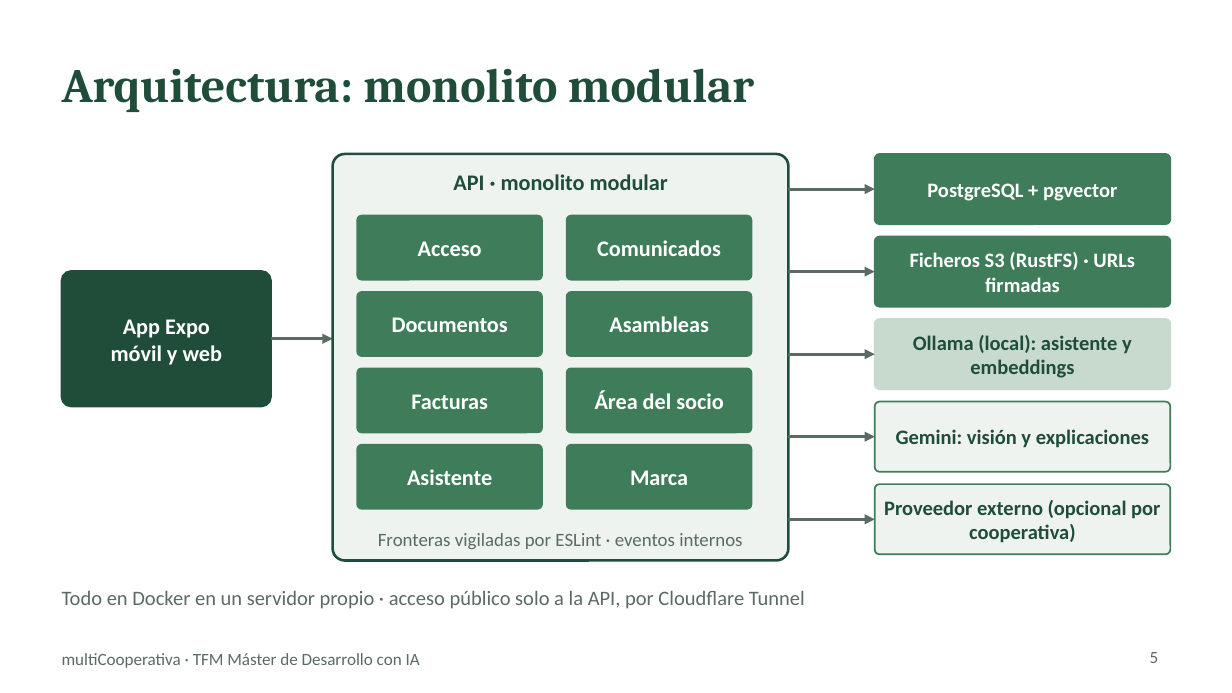
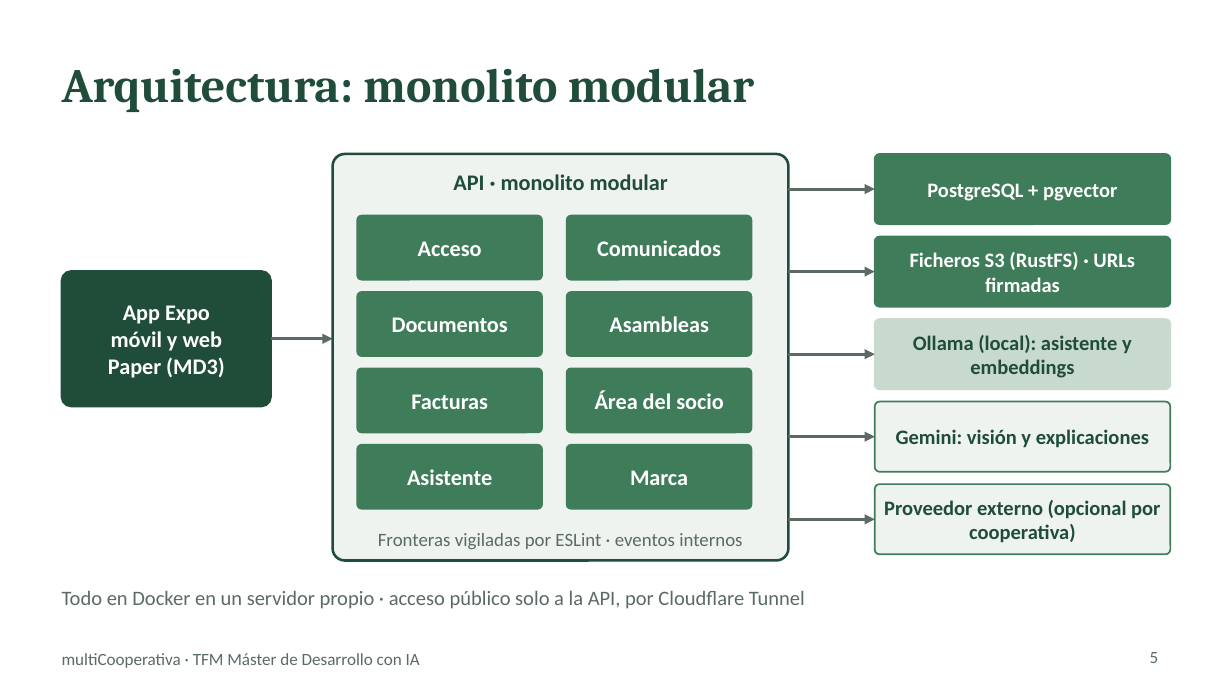
Before and after one commit to chaparro2001/multiCooperativa, a slide deck: slide 5 of docs/slides/multicooperativa-tfm.pptx. Drawn at 1232x693 pixels with LibreOffice and Linux fonts; fonts in the diff are those of the drawing. Boxes give left, top, right and bottom in pixels: in the first picture for what was removed or moved away, otherwise in the second. Text is boxed around its words. In the diff, an @@ line names an element or a change of style, - is before the commit and + after.

```diff
--- a/docs/slides/multicooperativa-tfm.pptx
+++ b/docs/slides/multicooperativa-tfm.pptx
@@ text at [108,357,224,378]: paragraph added @@
+Paper (MD3)
```
Also in this commit, not shown: 3 other slides changed, 4 other files.
